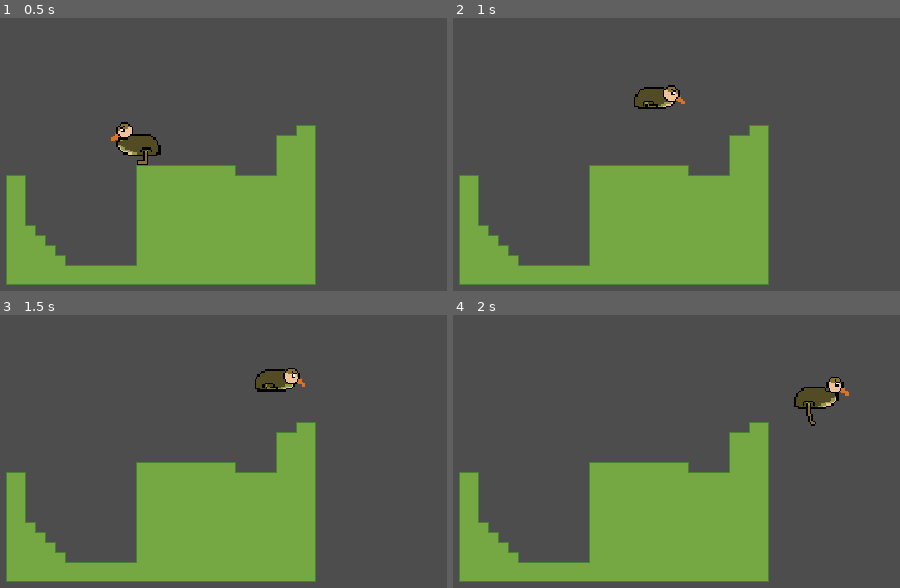
Above: before the commit, frames 1-4 (two rows, left to right).
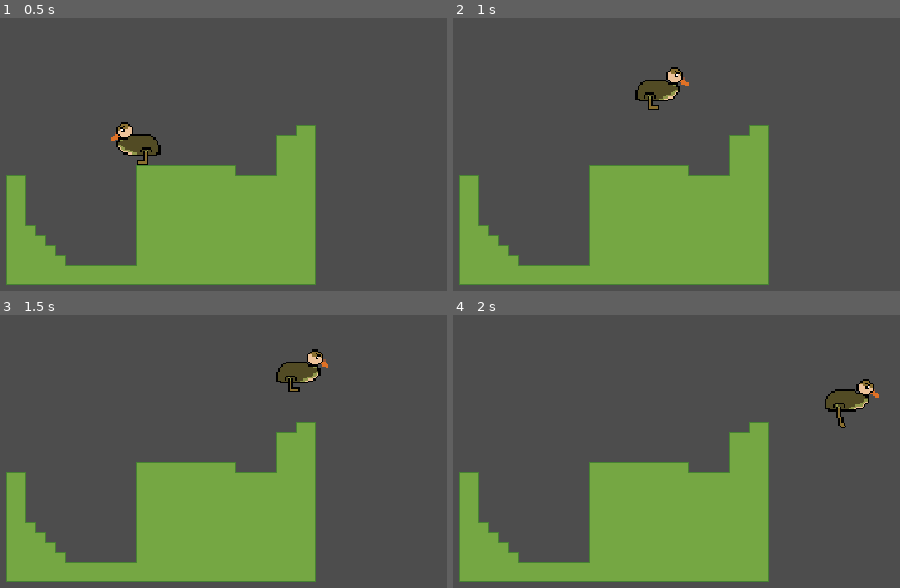
Above: after the commit, the same moments.

Repository: RunawayRabbit/GetDown
Game: Godot game, scene res://sandbox.tscn
Same seed, same stepped clock (60 frames per second), same inputs: the game is played once before the commit and once after it.
Inputs:
- Up to frame 1 (0.5 s): no input
- Up to frame 2 (1 s): tap Enter at 0.5 s; hold D (move_right) from 0.53 s (still down); hold S (duck) from 0.53 s (still down); tap Space (jump) at 0.77, 0.8 s
- Up to frame 3 (1.5 s): keep holding D (move_right); tap Space (jump) at 1.07, 1.35 s; release S (duck) at 1.28 s
- Up to frame 4 (2 s): keep holding D (move_right); tap Space (jump) at 1.52, 1.82 s; tap S (duck) at 1.55 s

Frame 1 is identical in both runs. In frame 2, 1.0% of the frame differs, in the area x 40-53%, y 17-34%; in frame 3, 1.3%; in frame 4, 1.7%, in the area x 76-96%, y 22-42%.

Commit message:
Refactor

Diff:
--- a/character/char_controller.gd
+++ b/character/char_controller.gd
@@ -46,12 +46,12 @@
 func _physics_process(delta: float) -> void:
 	_update_timers(delta)
 	_process_input(delta)
+
+	_update_state()
 	_do_movement(delta)
-	_update_state()
-	_update_sprite()
 
 	move_and_slide()
-
+	_update_sprite()
 
 func _update_timers(delta: float) -> void:
 	if is_on_floor():
@@ -83,27 +83,6 @@
 	_is_jumping = true
 	_state = PlayerState.JUMP
 
-func _do_movement(delta: float) -> void:
-	var grav := get_gravity()
-
-	if _is_jumping and Input.is_action_pressed("jump"):
-		_jump_hold_timer += delta
-		velocity += (grav * 0.3) * delta
-		velocity.y -= jump_hold_force * delta
-	else:
-		velocity += grav * delta
-
-	var accel := acceleration if is_on_floor() else air_acceleration
-	var turn_accel := turn_acceleration if is_on_floor() else air_turn_acceleration
-
-	if _move_input != 0.0:
-		if _move_input * velocity.x > 0:
-			velocity.x = move_toward(velocity.x, _move_input * max_speed, accel * delta)
-		else:
-			velocity.x = move_toward(velocity.x, _move_input * max_speed, turn_accel * delta)
-	else:
-		velocity.x = move_toward(velocity.x, 0.0, deceleration * delta)
-
 func _update_state() -> void:
 	if is_on_floor():
 		if abs(velocity.x) > 10.0:
@@ -116,11 +95,44 @@
 		else:
 			_state = PlayerState.FALL
 
+func _do_movement(delta: float) -> void:
+	match _state:
+		PlayerState.IDLE, PlayerState.WALK:
+			_do_ground_movement(delta)
+		PlayerState.JUMP, PlayerState.FALL:
+			_do_air_movement(delta)
+
+func _do_ground_movement(delta: float) -> void:
+	if _move_input != 0.0:
+		if _move_input * velocity.x > 0:
+			velocity.x = move_toward(velocity.x, _move_input * max_speed, acceleration * delta)
+		else:
+			velocity.x = move_toward(velocity.x, _move_input * max_speed, turn_acceleration * delta)
+	else:
+		velocity.x = move_toward(velocity.x, 0.0, deceleration * delta)
+
+func _do_air_movement(delta: float) -> void:
+	var grav := get_gravity()
+
+	if _is_jumping and Input.is_action_pressed("jump"):
+		_jump_hold_timer += delta
+		velocity += (grav * 0.3) * delta
+		velocity.y -= jump_hold_force * delta
+	else:
+		velocity += grav * delta
+
+	if _move_input != 0.0:
+		if _move_input * velocity.x > 0:
+			velocity.x = move_toward(velocity.x, _move_input * max_speed, air_acceleration * delta)
+		else:
+			velocity.x = move_toward(velocity.x, _move_input * max_speed, air_turn_acceleration * delta)
+	else:
+		velocity.x = move_toward(velocity.x, 0.0, deceleration * delta)
+
 func _update_sprite() -> void:
 	if not animated_sprite_2d:
 		return
 
-	# Facing
 	if velocity.x < 0:
 		animated_sprite_2d.flip_h = false
 	elif velocity.x > 0:
@@ -128,9 +140,15 @@
 
 	match _state:
 		PlayerState.JUMP:
-			animated_sprite_2d.play("jump")
+			# Godot will "loop" if I tell it to play on every frame.
+			# Hacky way to prevent this..
+			if animated_sprite_2d.frame_progress < 1.0:
+				animated_sprite_2d.play("jump")
 		PlayerState.FALL:
-			animated_sprite_2d.play("fall")
+			if animated_sprite_2d.sprite_frames.has_animation("fall"):
+				animated_sprite_2d.play("fall")
+			else:
+				animated_sprite_2d.play("jump")
 		PlayerState.WALK:
 			if _is_ducking:
 				animated_sprite_2d.play("duck")
--- a/character/character.tscn
+++ b/character/character.tscn
@@ -82,7 +82,7 @@
 "speed": 5.0
 }, {
 "frames": [{
-"duration": 1.0,
+"duration": 0.5,
 "texture": SubResource("AtlasTexture_hx151")
 }, {
 "duration": 1.0,
@@ -128,19 +128,30 @@
 }]
 
 [sub_resource type="CapsuleShape2D" id="CapsuleShape2D_omraf"]
-radius = 7.3260074
-height = 23.443224
+radius = 8.791208
+height = 20.512821
+
+[sub_resource type="CapsuleShape2D" id="CapsuleShape2D_1l1n4"]
+radius = 6.5934067
+height = 20.512821
 
 [node name="CharacterBody2D" type="CharacterBody2D" unique_id=1132243652]
 scale = Vector2(1.365, 1.365)
 script = ExtResource("1_glpr6")
 
 [node name="AnimatedSprite2D" type="AnimatedSprite2D" parent="." unique_id=1380152719]
+z_index = 1
 position = Vector2(0, -20)
 sprite_frames = SubResource("SpriteFrames_pjt0s")
-animation = &"fall"
+animation = &"duck"
+frame_progress = 0.2755637
 
-[node name="CollisionShape2D" type="CollisionShape2D" parent="." unique_id=1308594552]
-position = Vector2(2.1978023, -7.3260074)
+[node name="StandingCollider" type="CollisionShape2D" parent="." unique_id=1308594552]
+position = Vector2(-3.45381e-14, -8.791208)
 rotation = 1.5707964
 shape = SubResource("CapsuleShape2D_omraf")
+
+[node name="DuckingCollider" type="CollisionShape2D" parent="." unique_id=1940819790]
+position = Vector2(0, -6.5934067)
+rotation = 1.5707964
+shape = SubResource("CapsuleShape2D_1l1n4")
